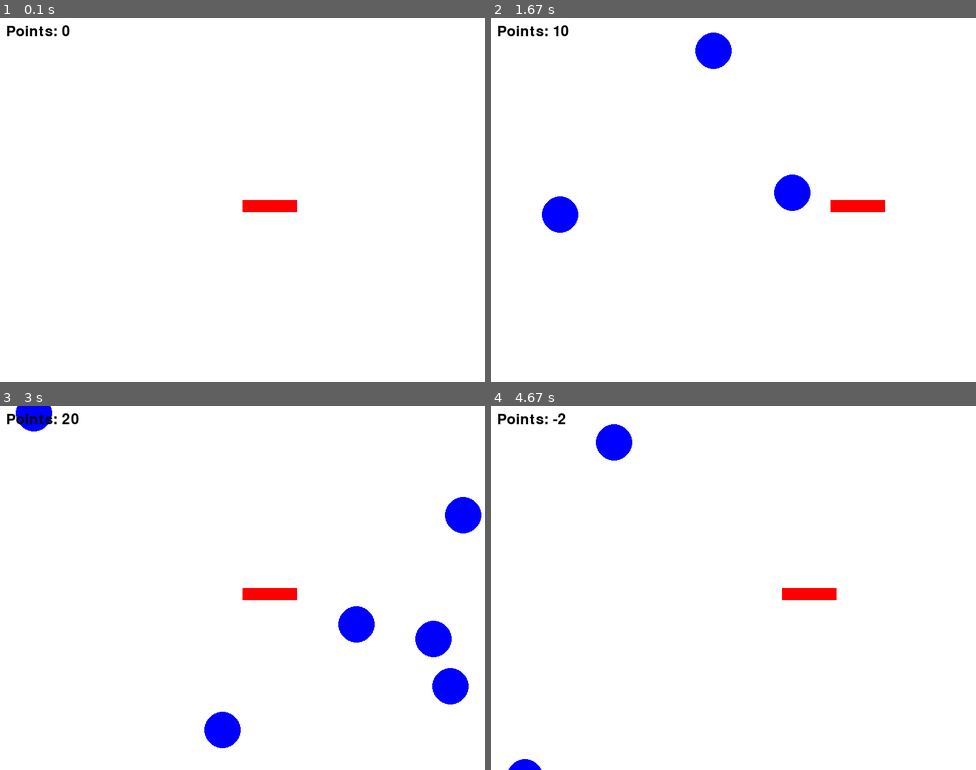
Above: before the commit, frames 1-4 (two rows, left to right).
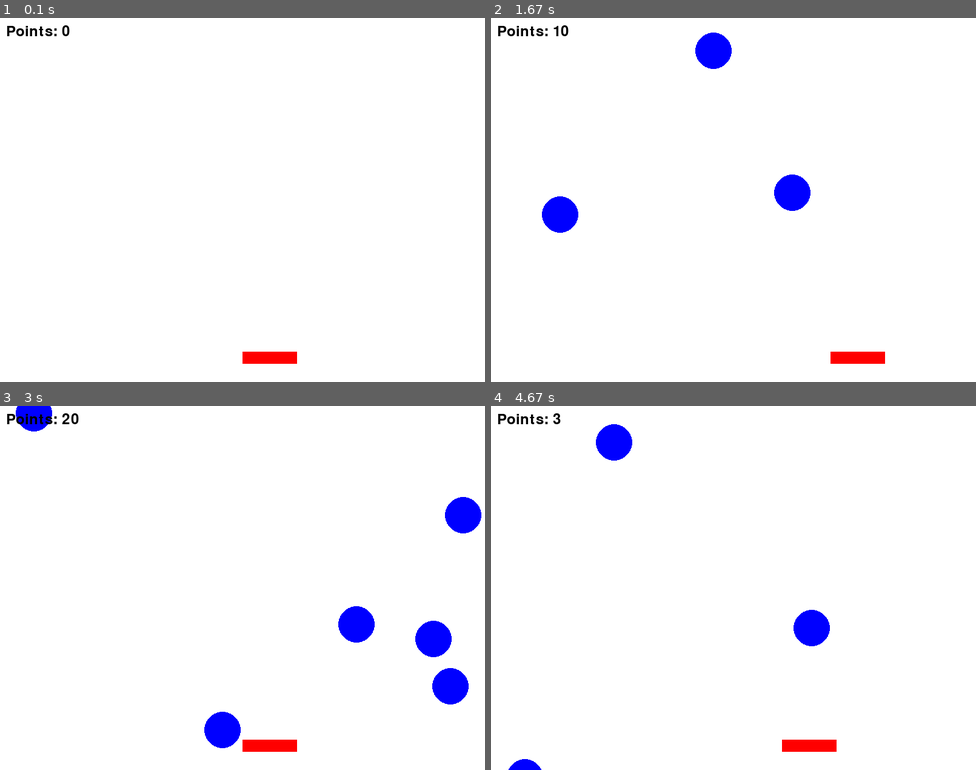
Above: after the commit, the same moments.

Repository: sundehakon/CatchTheBall
Game: pygame game, started from catchtheball.py
The game is run twice, just before and just after one commit, with the same random seed, the same clock (stepped at 60 frames per second) and the same inputs.
Inputs:
- Up to frame 1 (0.1 s): no input
- Up to frame 2 (1.67 s): hold Right 0.33-0.8 s; hold Up 0.83-1.13 s; hold Right 1.17-1.63 s
- Up to frame 3 (3 s): hold Left 1.67-2.2 s; hold Left 2.23-2.63 s; hold Up from 2.67 s (still down)
- Up to frame 4 (4.67 s): release Up at 3.03 s; hold Right 3.07-3.7 s; hold Left 3.73-4.2 s; hold Right from 4.23 s (still down)

The runs differ from the first frame. In frame 1, 0.8% of the frame differs, in the area x 50-62%, y 50-95%; in frame 2, 0.8%; in frame 3, 0.8%; in frame 4, 1.4%, in the area x 12-72%, y 2-95%.

Commit message:
Alter height of catcher rect

Diff:
--- a/pygameTest.py
+++ b/catchtheball.py
@@ -14,7 +14,6 @@
 game_state = GAME_RUNNING
 
 center_x = size[0] // 2
-center_y = size[1] // 2
 rect_width = 90
 rect_height = 20
 speed = 80
@@ -67,12 +66,12 @@
 
     for circle in circles:
         circle.fall()
-        if circle.y > size[1] and not is_collision(circle, (center_x, center_y, rect_width, rect_height)):
+        if circle.y > size[1] and not is_collision(circle, (center_x, 550, rect_width, rect_height)):
             points -= 1
 
     new_circles = []
     for circle in circles:
-        if is_collision(circle, (center_x, center_y, rect_width, rect_height)):
+        if is_collision(circle, (center_x, 550, rect_width, rect_height)):
             points += 5
         else:
             new_circles.append(circle)
@@ -82,7 +81,7 @@
 
     screen.fill((255, 255, 255))
 
-    pygame.draw.rect(screen, (255, 0, 0), (center_x, center_y, rect_width, rect_height))
+    pygame.draw.rect(screen, (255, 0, 0), (center_x, 550, rect_width, rect_height))
 
     for circle in circles:
         circle.draw(screen)
